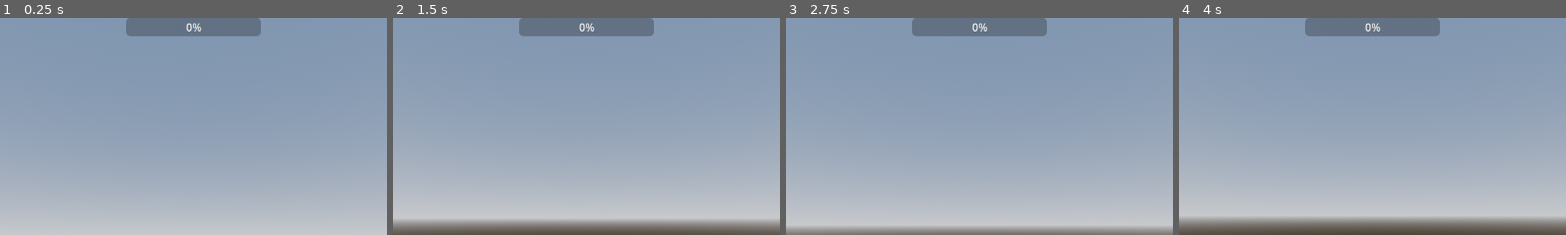
Above: before the commit, frames 1-4 (left to right).
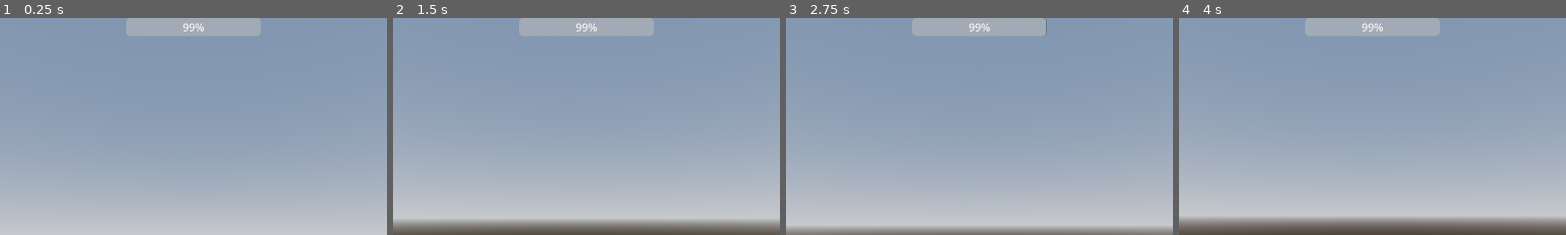
Above: after the commit, the same moments.

Repository: enigma999/Critical-Take-Over
Game: Godot game, scene res://scenes/game.tscn
Two runs of this game, one before a commit and one after it. Both use one fixed random seed, a clock stepped at 60 frames per second and the inputs below.
Inputs (mouse positions are % of the whole screen's width and height, from its top left):
- Up to frame 1 (0.25 s): no input
- Up to frame 2 (1.5 s): tap Enter (ui_accept) at 0.5, 0.6, 1.35 s; move the mouse to (72, 45) at 0.52 s; hold D (right) 0.53-1.28 s; click (72, 45) at 0.67 s; tap Space (jump) at 0.77 s; move the mouse to (45, 50) at 1.27 s; hold W (forward) from 1.28 s (still down)
- Up to frame 3 (2.75 s): keep holding W (forward); tap Space (jump) at 1.52 s; move the mouse to (52, 48) at 2.02 s; tap Enter (ui_accept) at 2.1 s
- Up to frame 4 (4 s): keep holding W (forward); tap Enter (ui_accept) at 2.75, 2.85, 3.5, 3.6 s; move the mouse to (49, 52) at 2.77 s; tap Space (jump) at 3.02, 3.77 s; move the mouse to (57, 51) at 3.52 s
The pictures show only the part of the screen within x 25-75%, y 0-50%; the shares and areas given below are measured in that part.

The runs differ from the first frame. In frame 1, 2.9% of the frame differs, in the area x 32-68%, y 0-9%; in frame 2, 2.9%; in frame 3, 2.9%; in frame 4, 2.9%.

Commit message:
things have been done

Diff:
--- a/scenes/game.tscn
+++ b/scenes/game.tscn
@@ -1,7 +1,8 @@
-[gd_scene load_steps=8 format=3 uid="uid://btg0t21c6pq3t"]
+[gd_scene load_steps=9 format=3 uid="uid://btg0t21c6pq3t"]
 
 [ext_resource type="PackedScene" uid="uid://ryqfpwfl7coq" path="res://scenes/ui/ui.tscn" id="1_l1k2k"]
 [ext_resource type="PackedScene" uid="uid://bil6dg3lnhtda" path="res://scenes/level/level.tscn" id="1_ovxki"]
+[ext_resource type="Script" path="res://scripts/game_controller.gd" id="1_ypfg4"]
 [ext_resource type="PackedScene" uid="uid://clex4vyjuy3py" path="res://scenes/characters/player.tscn" id="3_ywkr7"]
 [ext_resource type="PackedScene" uid="uid://bcj7wv5s7lqvk" path="res://scenes/characters/enemy.tscn" id="4_0pygn"]
 
@@ -18,6 +19,7 @@
 tonemap_mode = 2
 
 [node name="Game" type="Node"]
+script = ExtResource("1_ypfg4")
 
 [node name="WorldEnvironment" type="WorldEnvironment" parent="."]
 environment = SubResource("Environment_7f3rj")
@@ -37,3 +39,5 @@
 
 [node name="DirectionalLight3D" type="DirectionalLight3D" parent="."]
 transform = Transform3D(1, 0, 0, 0, 1, 0, 0, 0, 1, 0, 5.5, 0)
+
+[connection signal="kill_made" from="Characters/Player" to="." method="_on_player_kill_made"]
--- a/scenes/ui/ui.tscn
+++ b/scenes/ui/ui.tscn
@@ -1,6 +1,25 @@
-[gd_scene format=3 uid="uid://ryqfpwfl7coq"]
+[gd_scene load_steps=3 format=3 uid="uid://ryqfpwfl7coq"]
+
+[ext_resource type="Script" path="res://scripts/ui.gd" id="1_8ocy4"]
+
+[sub_resource type="GDScript" id="GDScript_kfn0q"]
+script/source = "extends ProgressBar
+
+
+# Called when the node enters the scene tree for the first time.
+func _ready() -> void:
+	pass # Replace with function body.
+
+# Called every frame. 'delta' is the elapsed time since the previous frame.
+func _physics_process(delta: float) -> void:
+	value = value - step;
+
+func Add(amount: int)->void:
+	value = value + amount;
+"
 
 [node name="UI" type="CanvasLayer"]
+script = ExtResource("1_8ocy4")
 
 [node name="top center" type="HBoxContainer" parent="."]
 anchors_preset = 10
@@ -8,9 +27,10 @@
 offset_bottom = 27.0
 grow_horizontal = 2
 
-[node name="ProgressBar" type="ProgressBar" parent="top center"]
+[node name="Bleed Bar" type="ProgressBar" parent="top center"]
 custom_minimum_size = Vector2(200, 0)
 layout_mode = 2
 size_flags_horizontal = 6
-step = 1.0
-rounded = true
+step = 0.1
+value = 100.0
+script = SubResource("GDScript_kfn0q")
--- /dev/null
+++ b/scripts/game_controller.gd
@@ -0,0 +1,28 @@
+extends Node
+
+@onready var UI = $UI
+
+var bleedValue: float
+var bleedMax: float = 100
+
+# Called when the node enters the scene tree for the first time.
+func _ready() -> void:
+	bleedValue = bleedMax
+	pass # Replace with function body.
+
+# Called every frame. 'delta' is the elapsed time since the previous frame.
+func _physics_process(delta: float) -> void:
+	bleedValue = bleedValue - (1 * delta);
+	pass
+
+func _process(delta: float) -> void:
+	UpdateUi()
+
+func UpdateUi() -> void:
+	UI.SetBleedBar(bleedValue)
+
+func _on_player_kill_made() -> void:
+	if bleedMax > (bleedValue + 40):
+		bleedValue = bleedValue + 40
+	else:
+		bleedValue = bleedMax
--- a/scripts/movement.gd
+++ b/scripts/movement.gd
@@ -15,10 +15,16 @@
 @export var maximum_angle:float = 90
 
 @onready var head = $Head
-
+@onready var Game = $"../.."
 var look_rotation: Vector2
 
+signal kill_made
+
 func _physics_process(delta: float) -> void:
+	#todo remove
+	if Input.is_action_just_pressed("ui_accept"):
+		print("hit baby")
+		kill_made.emit()
 	gravity(delta)
 	handle_movement(delta)
 	move_and_slide()
--- /dev/null
+++ b/scripts/ui.gd
@@ -0,0 +1,15 @@
+extends CanvasLayer
+
+@onready var _bleed_bar: ProgressBar = $"top center/Bleed Bar"
+# Called when the node enters the scene tree for the first time.
+func _ready() -> void:
+	pass # Replace with function body.
+
+
+# Called every frame. 'delta' is the elapsed time since the previous frame.
+func _process(delta: float) -> void:
+	pass
+
+
+func SetBleedBar(amount: float) -> void:
+	_bleed_bar.value = amount
